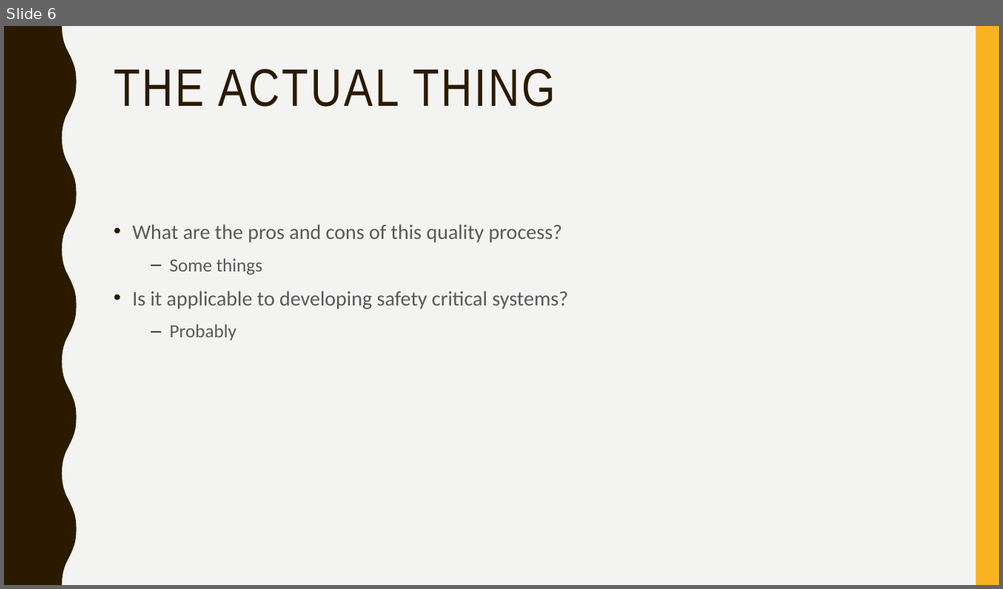
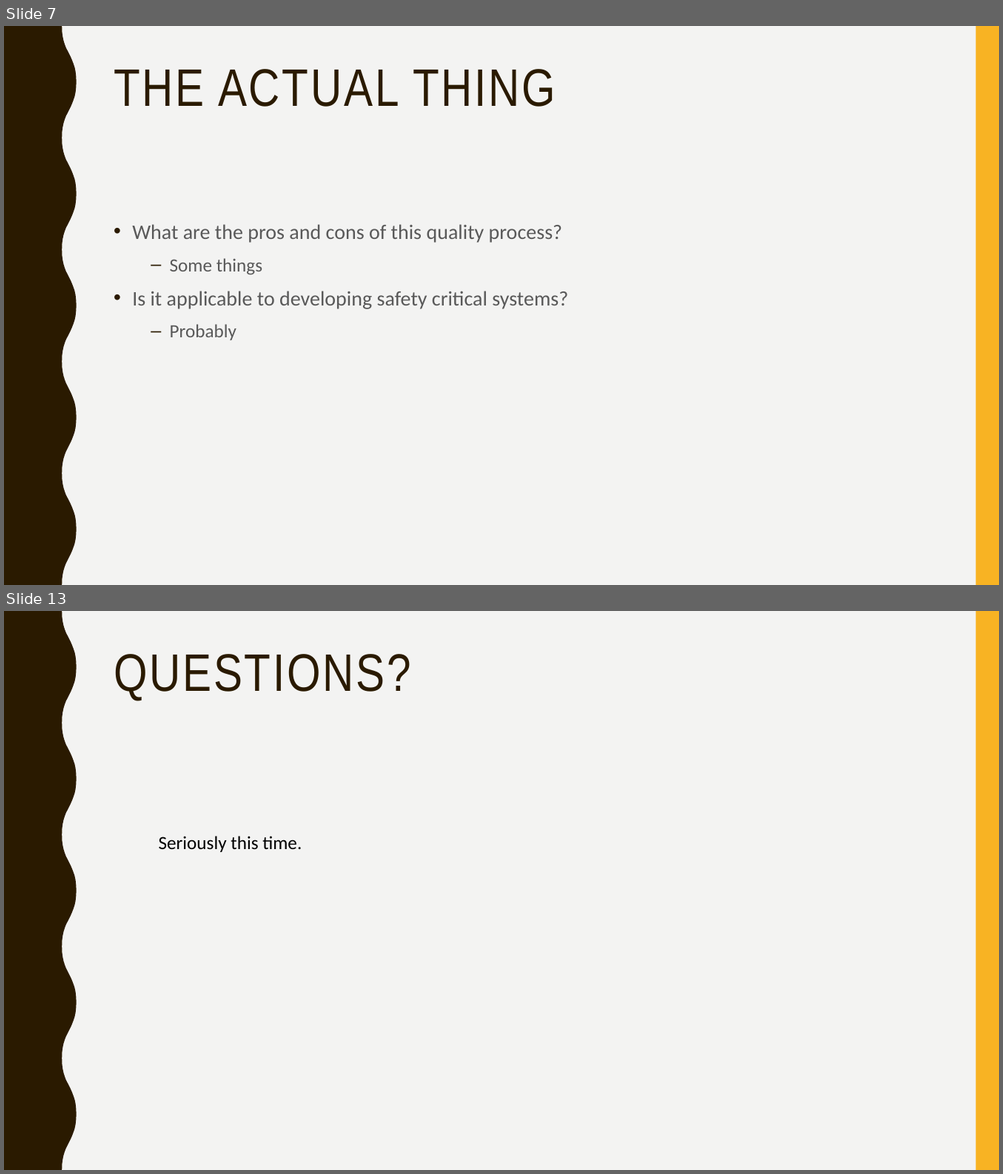
Before and after one commit to HarrisonJM/ESDLabs, a slide deck: docs/HARRISONMARCKS14024424 - Six Sigma.pptx. Shown one above the other, each under a label of ours: slide 6 before the commit, slides 7 and 13 after it; the slides between them are not shown. The pictures are 1003x589 and 1003x1174 pixels, drawn with LibreOffice and Linux fonts; fonts in the diff are those of the drawing. Boxes give left, top, right and bottom in pixels: in the first picture for what was removed or moved away, otherwise in the second. Text is boxed around its words. In the diff, an @@ line names an element or a change of style, - is before the commit and + after.

```diff
--- a/docs/HARRISONMARCKS14024424 - Six Sigma.pptx
+++ b/docs/HARRISONMARCKS14024424 - Six Sigma.pptx
@@ slide 13 added at (4, 611, 999, 1170), background #F3F3F2; not listed: 2 template elements that a slide beside it also shows @@
@@ title added at (114, 654, 411, 701), 51 pt, text #2A1A00 @@
+QUESTIONS?
@@ text added at (159, 836, 301, 852), 18 pt, text #000000 @@
+Seriously this time.
@@ what was slide 6 is now slide 7 @@
```
Also in this commit, not shown: 2 slides changed, 6 other slides added.
